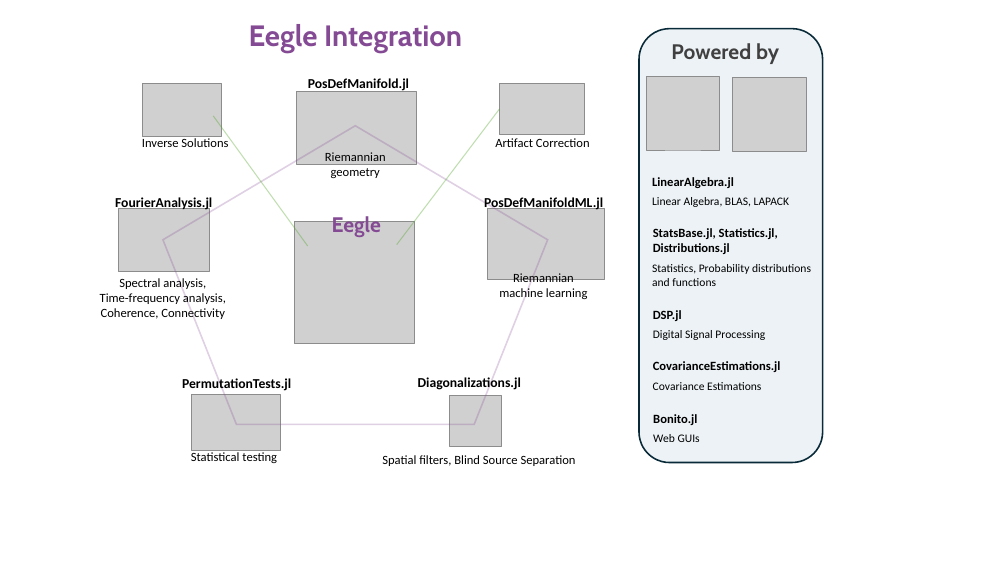
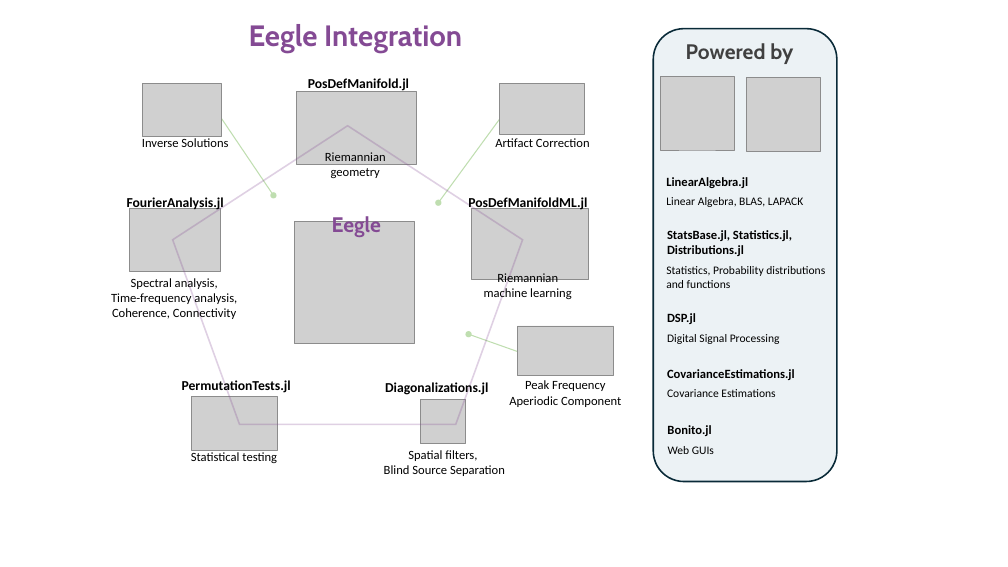
Before and after one commit to Marco-Congedo/Eegle.jl, a slide deck: slide 1 of dev/assets/Fig1_index.pptx. Drawn at 1008x567 pixels with LibreOffice and Linux fonts; fonts in the diff are those of the drawing; grey boxes stand for pictures. Boxes give left, top, right and bottom in pixels: in the first picture for what was removed or moved away, otherwise in the second. Text is boxed around its words. In the diff, an @@ line names an element or a change of style, - is before the commit and + after.

```diff
--- a/dev/assets/Fig1_index.pptx
+++ b/dev/assets/Fig1_index.pptx
@@ rounded rectangle: place and size @@
-rounded rectangle at bbox=[639, 29, 823, 463]
+rounded rectangle at bbox=[653, 29, 837, 482]
@@ line moved from (308, 246) - (213, 116) to (274, 195) - (213, 106) @@
@@ line (274, 195) - (213, 106): line to double arrow @@
@@ line moved from (397, 245) - (500, 109) to (439, 203) - (503, 115) @@
@@ line (439, 203) - (503, 115): line to double arrow @@
@@ pentagon: place and size @@
-pentagon at bbox=[163, 126, 548, 424]
+pentagon at bbox=[172, 126, 523, 424]
@@ 2 texts, 1 picture: place and size @@
-2 texts, 1 picture at bbox=[484, 196, 604, 301]
+2 texts, 1 picture at bbox=[468, 196, 588, 301]
@@ 5 texts, 2 pictures: place and size @@
-5 texts, 2 pictures at bbox=[647, 43, 811, 286]
+5 texts, 2 pictures at bbox=[660, 43, 825, 288]
@@ 2 texts, 1 picture: place and size @@
-2 texts, 1 picture at bbox=[100, 195, 226, 320]
+2 texts, 1 picture at bbox=[111, 197, 237, 320]
@@ picture added at bbox=[518, 326, 614, 375] @@
@@ double arrow added from (469, 334) to (532, 357), #53A62A 1 pt @@
@@ text "Diagonalizations.jl": place and size @@
-text "Diagonalizations.jl" at bbox=[418, 376, 521, 392]
+text "Diagonalizations.jl" at bbox=[385, 380, 488, 396]
@@ text added at bbox=[509, 380, 621, 407], 12 pt, text #000000 @@
+Peak Frequency
+Aperiodic Component
@@ 3 texts: place and size @@
-3 texts at bbox=[653, 310, 781, 372]
+3 texts at bbox=[667, 313, 795, 380]
@@ picture: place and size @@
-picture at bbox=[450, 395, 501, 447]
+picture at bbox=[420, 399, 465, 444]
@@ 3 texts: place and size @@
-3 texts at bbox=[653, 382, 761, 442]
+3 texts at bbox=[667, 389, 775, 454]
@@ text at bbox=[384, 450, 505, 476]: text changed @@
-Spatial filters, Blind Source Separation
+Spatial filters,
+Blind Source Separation
```
Also in this commit, not shown: 32 other files.
